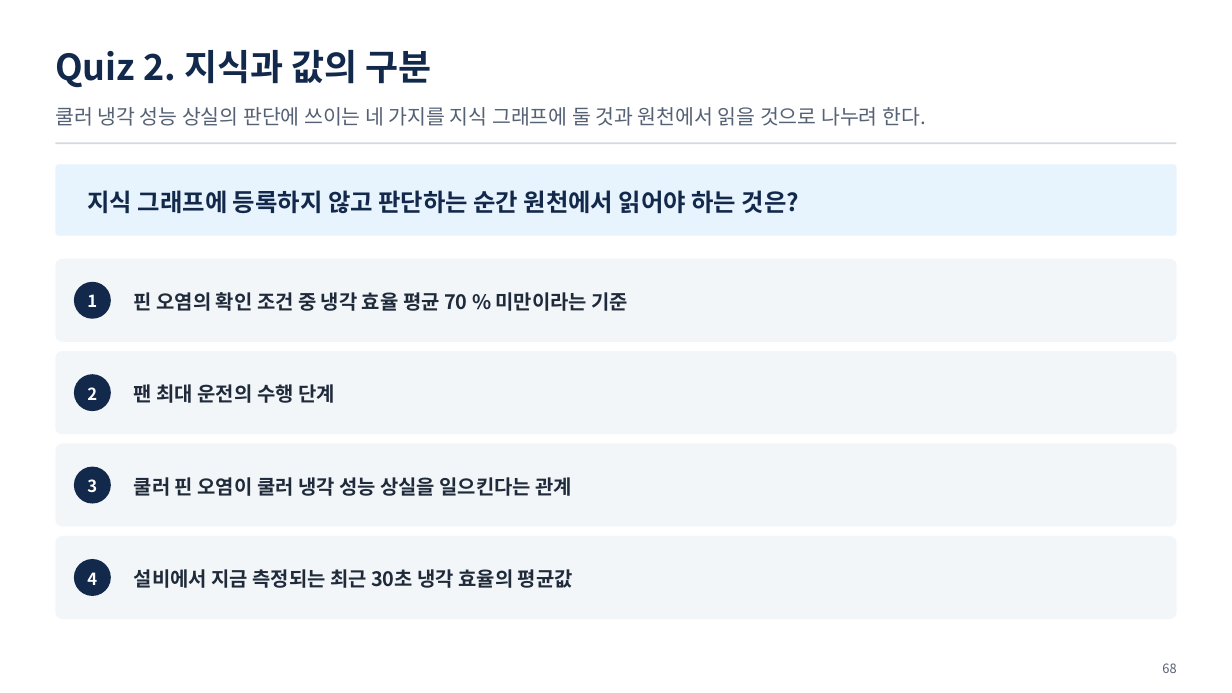
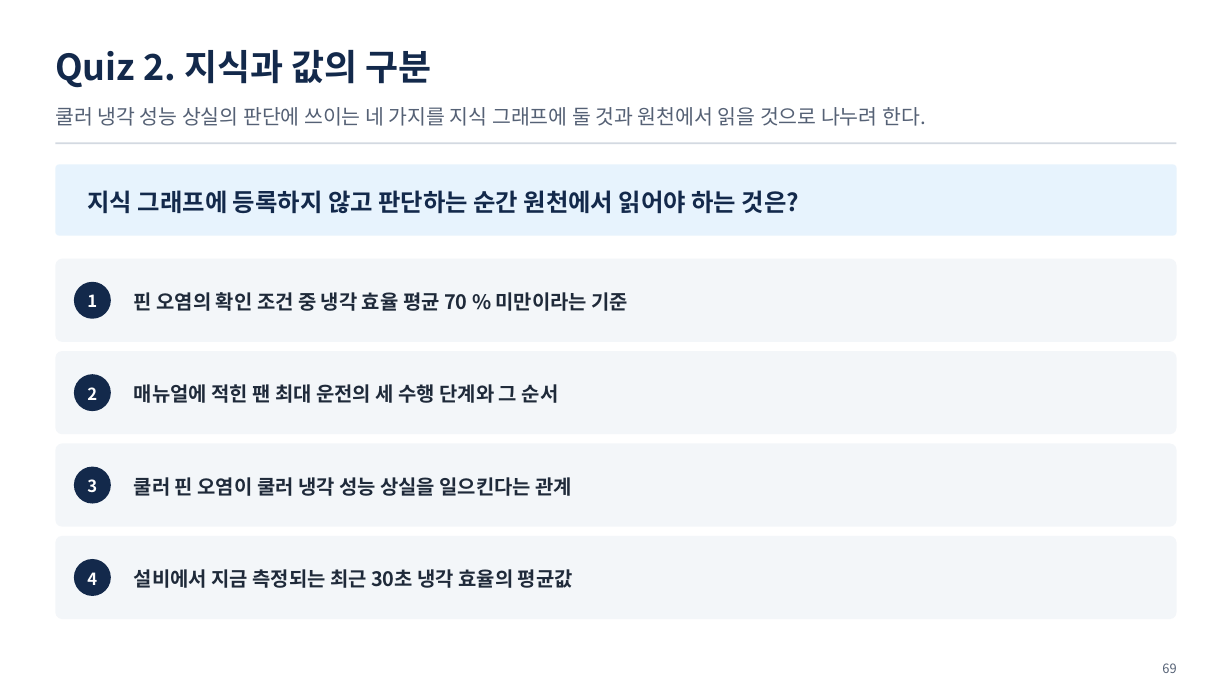
Before and after one commit to uengine-oss/hyd-iot-edu, a slide deck: slide 69 of 산출물/통합반/이론/04회차/통합반_04일차.pptx (slide 68 before the commit). Drawn at 1232x693 pixels with LibreOffice and Linux fonts; fonts in the diff are those of the drawing. Boxes give left, top, right and bottom in pixels: in the first picture for what was removed or moved away, otherwise in the second. Text is boxed around its words. In the diff, an @@ line names an element or a change of style, - is before the commit and + after.

```diff
--- a/산출물/통합반/이론/04회차/통합반_04일차.pptx
+++ b/산출물/통합반/이론/04회차/통합반_04일차.pptx
@@ text at box(134, 384, 559, 403): text changed @@
-팬 최대 운전의 수행 단계
+매뉴얼에 적힌 팬 최대 운전의 세 수행 단계와 그 순서
@@ text at box(1162, 663, 1176, 673): text changed @@
-68
+69
```
Also in this commit, not shown: 32 other slides changed, 1 slide added, 5 other files.
